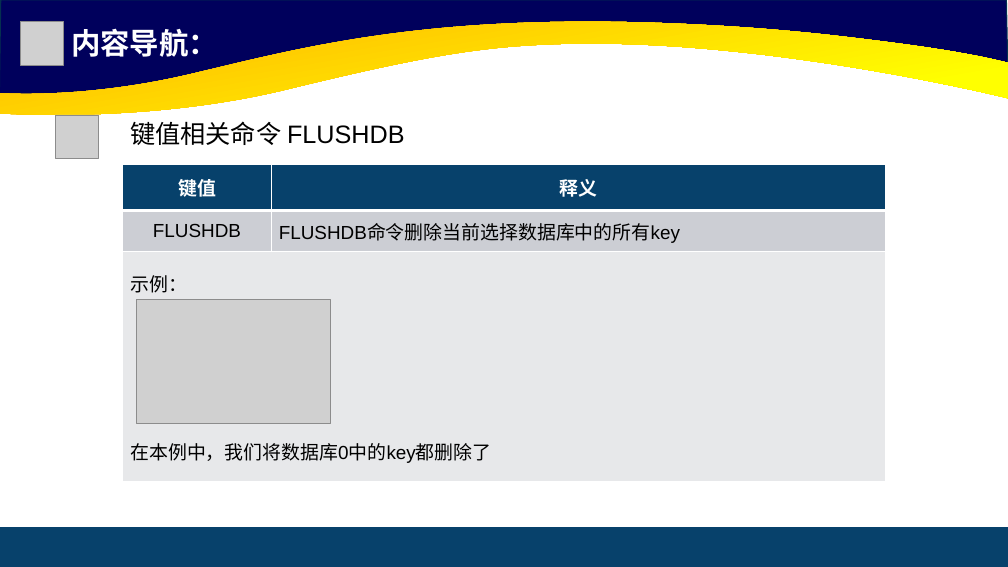
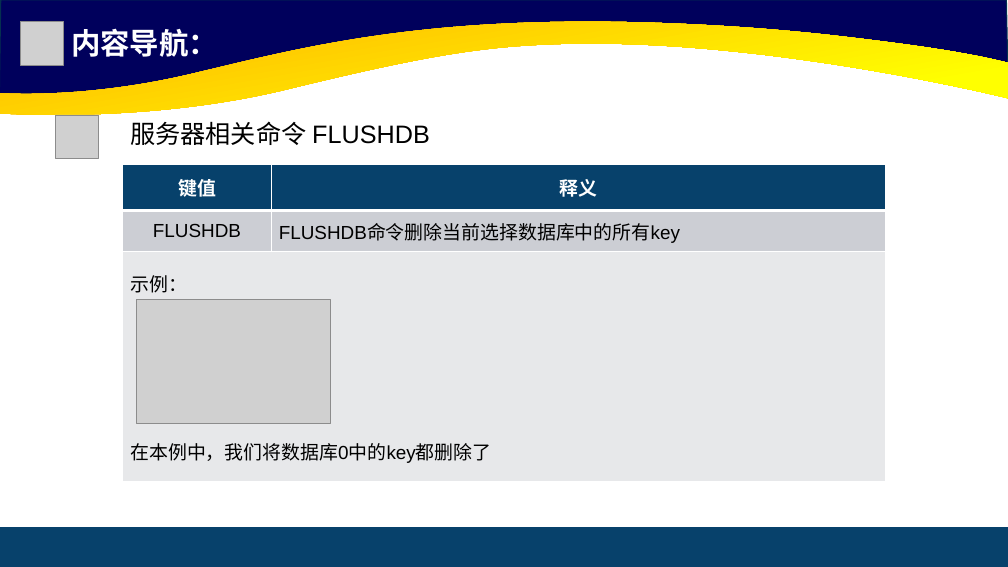
Before and after one commit to cxinping/Redis, a slide deck: slide 32 of ppt/第3章 Redis常用命令.pptx. Drawn at 1008x567 pixels with LibreOffice and Linux fonts; fonts in the diff are those of the drawing; grey boxes stand for pictures. Boxes give left, top, right and bottom in pixels: in the first picture for what was removed or moved away, otherwise in the second. Text is boxed around its words. In the diff, an @@ line names an element or a change of style, - is before the commit and + after.

```diff
--- a/ppt/第3章 Redis常用命令.pptx
+++ b/ppt/第3章 Redis常用命令.pptx
@@ text at (x1=130, y1=121, x2=430, y2=145): text changed @@
-键值相关命令 FLUSHDB
+服务器相关命令 FLUSHDB
```
Also in this commit, not shown: 10 other slides changed.
